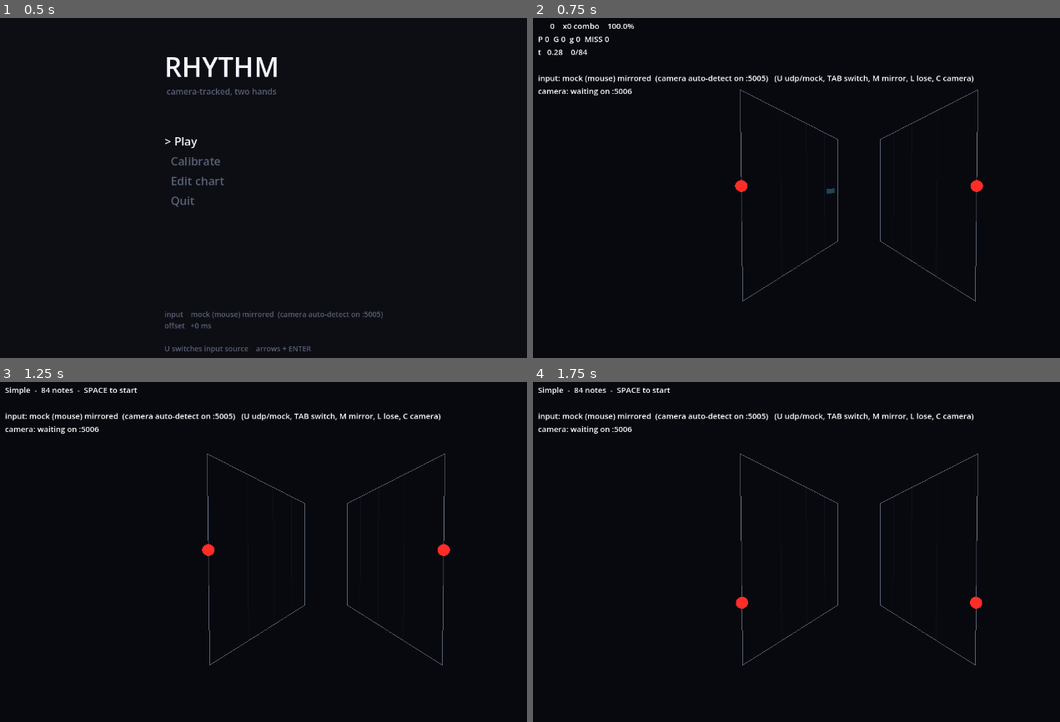
Above: before the commit, frames 1-4 (two rows, left to right).
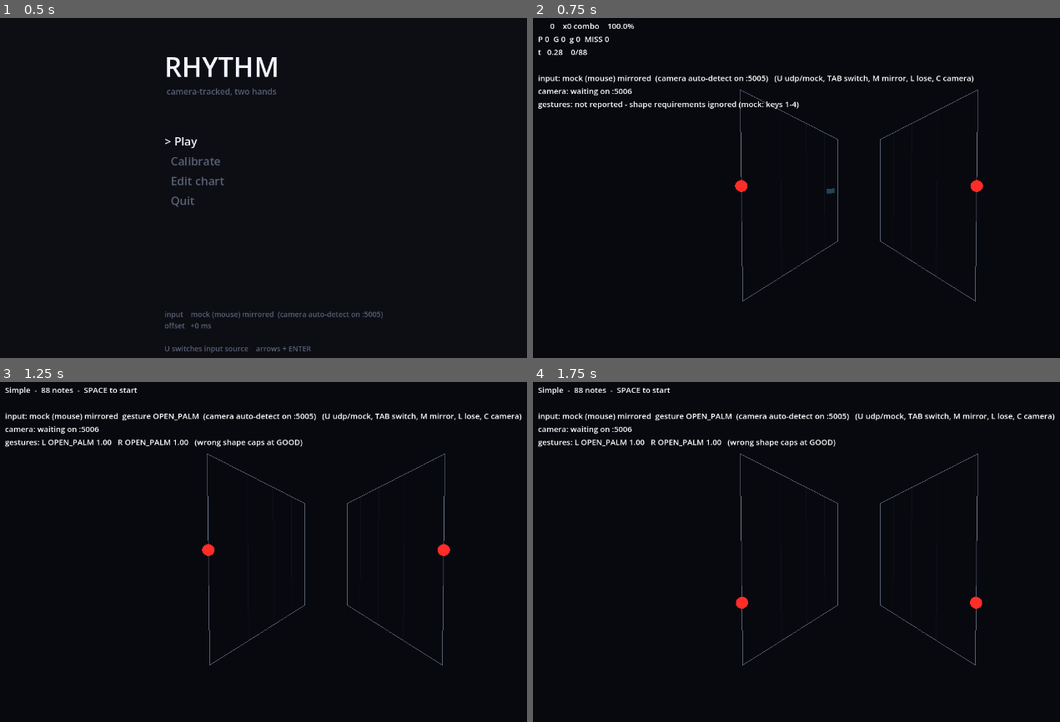
Above: after the commit, the same moments.

Repository: bigpeppermf/rhythmgame
Game: Godot game, scene res://scenes/main.tscn
The game is run twice, just before and just after one commit, with the same random seed, the same clock (stepped at 60 frames per second) and the same inputs.
Inputs (mouse positions are in pixels of both pictures, inside the frame that each line leads up to):
- Up to frame 1 (0.5 s): no input
- Up to frame 2 (0.75 s): tap Enter (ui_accept) at 0.5 s; move the mouse to (1007, 177) at 0.52 s; hold Right from 0.53 s (still down); tap 0 at 0.6 s; click (1007, 177) at 0.67 s
- Up to frame 3 (1.25 s): keep holding Right; tap Enter (ui_accept) at 0.77 s; tap 1 at 0.8 s
- Up to frame 4 (1.75 s): release Right at 1.25 s; tap Enter (ui_accept) at 1.25 s; drag from (727, 579) to (828, 637) at 1.27 s

Frame 1 is identical in both runs. In frame 2, 0.5% of the frame differs, in the area x 0-51%, y 9-27%; in frame 3, 1.4%, in the area x 0-100%, y 1-20%; in frame 4, 1.4%.

Commit message:
Gestures define notes: a note can require a hand shape
A chart note may carry "gesture" - OPEN_PALM, FIST, THUMBS_UP or PINCH - or
nothing, meaning any shape. Existing charts are unchanged.

Judging follows the same rule as position: the requirement is satisfied if
the hand held the shape on ANY frame while inside the note's window. There is
no instant to get right, so a one-frame classifier flicker cannot fail a note,
for the same reason position judging survives camera latency. Right place and
time with the wrong shape caps the verdict at GOOD rather than MISS: the
classifier is wrong on the order of one frame in ten, and a miss for a reason
the player cannot see reads as the game being broken. One constant flips it.

Requirements are only enforced once the input has reported a gesture at all.
A tracker run without --gestures, or the mouse mock, would otherwise cap
every such note silently. The HUD says which mode it is in, and the mock gets
keys 1-4 to fake a shape so gesture charts can be tested by mouse.

Notes change silhouette by shape - dash, disc, triangle, diamond - because
colour does not survive the far end of the panel and the requirement has to be
readable while the note is still small. Holds carry the silhouette as a head.
All of it is inside the default view scenes; custom skins receive the note and
can do as they like.

Editor: 1-4 set the requirement on the selected note, 0 clears it, the roll
shows a glyph, and record mode captures whatever shape the hand is holding.
The simple chart gains fists on the bar, thumbs-up holds and a pinch section.

Tests: five Judge cases (ignored when unreported, wrong shape caps at GOOD and
is never a MISS, right shape scores full, a single frame is enough),
round-trip of the field, seven editor cases.

Diff:
--- a/game/autoload/hand_state.gd
+++ b/game/autoload/hand_state.gd
@@ -25,6 +25,11 @@
 var source: HandSource = null
 ## Switch to the camera automatically when its packets appear.
 var auto_switch: bool = true
+## True once any hand has reported a real gesture. Until then, notes that ask
+## for a gesture do not enforce it: a tracker run without --gestures, or the
+## mouse mock, would otherwise cap every such note for a reason the player
+## cannot see.
+var gestures_seen: bool = false
 
 var _udp: UdpHandSource
 var _mock: MockHandSource
@@ -74,6 +79,12 @@
 	var before: Array[float] = [hands[0].t_capture, hands[1].t_capture]
 	source.poll(hands)
 
+	if not gestures_seen:
+		for h in hands:
+			if h.gesture != &"UNKNOWN":
+				gestures_seen = true
+				break
+
 	# Age each sample. A source running at 60Hz feeding a 144Hz renderer leaves
 	# us holding the same observation for two or three frames; without this the
 	# cursor moves in visible steps.
--- a/game/chart/chart.gd
+++ b/game/chart/chart.gd
@@ -55,6 +55,7 @@
 		n.slot = clampi(int(raw.get("slot", 0)), 0, 1)
 		n.kind = Note.kind_from_string(str(raw.get("type", "tap")))
 		n.length = float(raw.get("length", 0.0)) * spb
+		n.gesture = Note.gesture_from_string(str(raw.get("gesture", "")))
 		c.notes.append(n)
 	c.sort_notes()
 	return c
@@ -125,6 +126,8 @@
 		}
 		if n.kind == Note.Kind.HOLD:
 			entry["length"] = snappedf(n.length / spb, 0.0001)
+		if n.needs_gesture():
+			entry["gesture"] = String(n.gesture)
 		out.append(entry)
 	return {
 		"title": title,
--- a/game/chart/note.gd
+++ b/game/chart/note.gd
@@ -14,6 +14,12 @@
 var kind: Kind = Kind.TAP
 ## HOLD only: how long the hand must stay inside, in seconds.
 var length: float = 0.0
+## Hand shape the note asks for: one of GESTURES, or empty for any. Judged the
+## same way as position - satisfied if the hand held it on ANY frame while
+## inside the note's window - so a one-frame classifier flicker cannot fail it.
+var gesture: StringName = &""
+
+const GESTURES: Array[StringName] = [&"OPEN_PALM", &"FIST", &"THUMBS_UP", &"PINCH"]
 
 # ── Runtime judging state. Reset by Chart.rewind(). ──────────────────────────
 var verdict: Verdict = Verdict.PENDING
@@ -24,6 +30,8 @@
 ## Distance from note centre when hit. Lower is better.
 var hit_distance: float = 0.0
 var _entered: bool = false
+## Runtime: the required gesture was seen while the hand was inside.
+var _gesture_ok: bool = false
 
 
 func end_time() -> float:
@@ -40,6 +48,16 @@
 	timing_error = 0.0
 	hit_distance = 0.0
 	_entered = false
+	_gesture_ok = false
+
+
+func needs_gesture() -> bool:
+	return gesture != &""
+
+
+static func gesture_from_string(s: String) -> StringName:
+	var g := StringName(s.to_upper())
+	return g if g in GESTURES else &""
 
 
 static func kind_from_string(s: String) -> Kind:
--- a/game/charts/simple.json
+++ b/game/charts/simple.json
@@ -345,14 +345,16 @@
    "slot": 0,
    "x": 0.29,
    "y": 0.5,
-   "type": "tap"
+   "type": "tap",
+   "gesture": "FIST"
   },
   {
    "beat": 52,
    "slot": 1,
    "x": 0.71,
    "y": 0.5,
-   "type": "tap"
+   "type": "tap",
+   "gesture": "FIST"
   },
   {
    "beat": 53,
@@ -401,14 +403,16 @@
    "slot": 0,
    "x": 0.29,
    "y": 0.75,
-   "type": "tap"
+   "type": "tap",
+   "gesture": "FIST"
   },
   {
    "beat": 56,
    "slot": 1,
    "x": 0.71,
    "y": 0.25,
-   "type": "tap"
+   "type": "tap",
+   "gesture": "FIST"
   },
   {
    "beat": 57,
@@ -457,14 +461,16 @@
    "slot": 0,
    "x": 0.29,
    "y": 0.5,
-   "type": "tap"
+   "type": "tap",
+   "gesture": "FIST"
   },
   {
    "beat": 60,
    "slot": 1,
    "x": 0.71,
    "y": 0.5,
-   "type": "tap"
+   "type": "tap",
+   "gesture": "FIST"
   },
   {
    "beat": 61,
@@ -513,14 +519,16 @@
    "slot": 0,
    "x": 0.29,
    "y": 0.25,
-   "type": "tap"
+   "type": "tap",
+   "gesture": "FIST"
   },
   {
    "beat": 64,
    "slot": 1,
    "x": 0.71,
    "y": 0.75,
-   "type": "tap"
+   "type": "tap",
+   "gesture": "FIST"
   },
   {
    "beat": 65,
@@ -570,7 +578,8 @@
    "x": 0.29,
    "y": 0.5,
    "type": "hold",
-   "length": 2
+   "length": 2,
+   "gesture": "THUMBS_UP"
   },
   {
    "beat": 72,
@@ -578,7 +587,8 @@
    "x": 0.71,
    "y": 0.5,
    "type": "hold",
-   "length": 2
+   "length": 2,
+   "gesture": "THUMBS_UP"
   },
   {
    "beat": 76,
@@ -586,7 +596,8 @@
    "x": 0.29,
    "y": 0.5,
    "type": "hold",
-   "length": 2
+   "length": 2,
+   "gesture": "THUMBS_UP"
   },
   {
    "beat": 80,
@@ -594,7 +605,40 @@
    "x": 0.71,
    "y": 0.5,
    "type": "hold",
-   "length": 2
+   "length": 2,
+   "gesture": "THUMBS_UP"
+  },
+  {
+   "beat": 84,
+   "slot": 0,
+   "x": 0.29,
+   "y": 0.5,
+   "type": "tap",
+   "gesture": "PINCH"
+  },
+  {
+   "beat": 88,
+   "slot": 1,
+   "x": 0.71,
+   "y": 0.5,
+   "type": "tap",
+   "gesture": "PINCH"
+  },
+  {
+   "beat": 92,
+   "slot": 0,
+   "x": 0.29,
+   "y": 0.5,
+   "type": "tap",
+   "gesture": "PINCH"
+  },
+  {
+   "beat": 96,
+   "slot": 1,
+   "x": 0.71,
+   "y": 0.5,
+   "type": "tap",
+   "gesture": "PINCH"
   }
  ]
 }
--- a/game/gameplay/judge.gd
+++ b/game/gameplay/judge.gd
@@ -31,6 +31,15 @@
 
 ## A HOLD must be entered within this of its start or it is a miss outright.
 const HOLD_GRAB := 0.15
+
+## Minimum classifier confidence for a hand shape to count.
+const GESTURE_CONF := 0.5
+## Right place, right time, wrong hand shape: the verdict can be no better
+## than this. GOOD rather than MISS because the classifier is wrong on the
+## order of one frame in ten, and a miss for a reason the player cannot see
+## reads as the game being broken. Set to Note.Verdict.MISS to make the
+## gesture the whole note.
+const WRONG_GESTURE_CAP := Note.Verdict.GOOD
 ## Fraction of a hold that must be held to count as hit at all.
 const HOLD_PASS := 0.5
 
@@ -72,6 +81,8 @@
 func _evaluate(n: Note, now: float, delta: float) -> bool:
 	var hand: HandObservation = HandState.hands[n.slot]
 	var inside: bool = hand.is_usable() and _distance(n) <= HIT_RADIUS
+	if inside and not n._gesture_ok and n.needs_gesture():
+		n._gesture_ok = hand.gesture == n.gesture and hand.gesture_conf >= GESTURE_CONF
 
 	if n.kind == Note.Kind.HOLD:
 		return _evaluate_hold(n, now, delta, hand, inside)
@@ -97,14 +108,14 @@
 			n.timing_error = dt
 			n.hit_distance = _distance(n)
 		if now >= n.time:
-			n.verdict = _grade(absf(n.timing_error), n.hit_distance)
+			n.verdict = _cap(n, _grade(absf(n.timing_error), n.hit_distance))
 			note_judged.emit(n)
 			return false
 
 	if now > n.time + GOOD_TIME:
 		# Touched at some point but never while on the beat: grade the best
 		# approach we saw. Never touched at all: miss.
-		n.verdict = _grade(absf(n.timing_error), n.hit_distance) if n._entered \
+		n.verdict = _cap(n, _grade(absf(n.timing_error), n.hit_distance)) if n._entered \
 			else Note.Verdict.MISS
 		if not n._entered:
 			n.timing_error = GOOD_TIME
@@ -145,10 +156,22 @@
 			n.verdict = Note.Verdict.GREAT
 		else:
 			n.verdict = Note.Verdict.GOOD
+		n.verdict = _cap(n, n.verdict)
 		note_judged.emit(n)
 		return false
 
 	return true
+
+
+## Apply the wrong-shape cap. Requirements are only enforced once the input
+## has reported a gesture at all - see HandState.gestures_seen.
+func _cap(n: Note, v: Note.Verdict) -> Note.Verdict:
+	if v == Note.Verdict.MISS or not n.needs_gesture() or not HandState.gestures_seen:
+		return v
+	if n._gesture_ok:
+		return v
+	# Verdict enum ascends PENDING, PERFECT, GREAT, GOOD, MISS: worse is larger.
+	return maxi(v, WRONG_GESTURE_CAP) as Note.Verdict
 
 
 ## How far the hand is from the note, along the one axis that is charted.
--- a/game/input/mock_hand_source.gd
+++ b/game/input/mock_hand_source.gd
@@ -11,16 +11,19 @@
 ##   TAB     switch which hand the mouse drives
 ##   M       toggle mirror mode (both hands from one mouse)
 ##   L       hold to simulate losing tracking
+##   1-4     fake a gesture (open palm, fist, thumbs up, pinch); 0 clears
 
 var mirror: bool = true
 var active_slot: int = 0
+var fake_gesture: StringName = &"UNKNOWN"
 
 var _prev_pos: Array[Vector2] = [Vector2(0.5, 0.5), Vector2(0.5, 0.5)]
 var _seeded: bool = false
 
 
 func source_name() -> String:
-	return "mock (mouse)%s" % (" mirrored" if mirror else "")
+	return "mock (mouse)%s%s" % [" mirrored" if mirror else "",
+		"" if fake_gesture == &"UNKNOWN" else "  gesture %s" % fake_gesture]
 
 
 func _unhandled_key_input(event: InputEvent) -> void:
@@ -29,6 +32,11 @@
 	match event.keycode:
 		KEY_TAB: active_slot = 1 - active_slot
 		KEY_M: mirror = not mirror
+		KEY_0: fake_gesture = &"UNKNOWN"
+		KEY_1: fake_gesture = &"OPEN_PALM"
+		KEY_2: fake_gesture = &"FIST"
+		KEY_3: fake_gesture = &"THUMBS_UP"
+		KEY_4: fake_gesture = &"PINCH"
 
 
 func poll(hands: Array) -> void:
@@ -62,6 +70,8 @@
 		h.conf = 0.0 if lost else 1.0
 		h.state = HandObservation.State.LOST if lost else HandObservation.State.TRACKED
 		h.t_capture = now
+		h.gesture = &"UNKNOWN" if lost else fake_gesture
+		h.gesture_conf = 0.0 if (lost or fake_gesture == &"UNKNOWN") else 1.0
 		_prev_pos[slot] = target
 
 	_seeded = true
--- a/game/scenes/editor.gd
+++ b/game/scenes/editor.gd
@@ -14,6 +14,8 @@
 ##   Ctrl+S          save                 P                playtest
 ##   J / K (hold)    record a note for L / R at the playhead, at the height
 ##                   your hand (or the mouse mock) is at. Hold for a hold.
+##                   Whatever gesture the hand is holding is recorded too.
+##   1-4 / 0         require open palm / fist / thumbs up / pinch; 0 = any
 ##   Esc             back
 ##
 ## Every edit goes through a method that takes beats and heights rather than
@@ -124,6 +126,15 @@
 	_edited()
 
 
+## Require a hand shape, or clear it with an empty name.
+func set_gesture(n: Note, gesture: StringName) -> void:
+	if n == null or n.gesture == gesture:
+		return
+	_snapshot()
+	n.gesture = gesture if gesture in Note.GESTURES else &""
+	_edited()
+
+
 func toggle_hold(n: Note) -> void:
 	if n == null:
 		return
@@ -140,6 +151,11 @@
 	if _recording[slot] != null:
 		return _recording[slot]
 	var n := place(slot, beat, height)
+	# The hand's current shape becomes the requirement. UNKNOWN records
+	# nothing, so recording without --gestures produces plain notes.
+	var g: StringName = HandState.hands[slot].gesture
+	if g in Note.GESTURES:
+		n.gesture = g
 	_recording[slot] = n
 	return n
 
@@ -404,6 +420,11 @@
 				undo()
 		KEY_H:
 			toggle_hold(selected)
+		KEY_0: set_gesture(selected, &"")
+		KEY_1: set_gesture(selected, &"OPEN_PALM")
+		KEY_2: set_gesture(selected, &"FIST")
+		KEY_3: set_gesture(selected, &"THUMBS_UP")
+		KEY_4: set_gesture(selected, &"PINCH")
 		KEY_DELETE, KEY_BACKSPACE:
 			remove(selected)
 		KEY_P:
@@ -513,6 +534,9 @@
 				Color(c, 0.55))
 			draw_rect(Rect2(span.y - 2.0, y - NOTE_R, 4.0, NOTE_R * 2.0), Color(c, 0.9))
 		draw_circle(Vector2(span.x, y), NOTE_R, c)
+		if n.needs_gesture():
+			# Glyph beside the note: the roll is too small for silhouettes.
+			_text(_glyph(n.gesture), Vector2(span.x + NOTE_R + 3.0, y + 4.0), 11, c)
 		if sel:
 			draw_arc(Vector2(span.x, y), NOTE_R + 4.0, 0, TAU, 32, Color(1, 1, 1, 0.9), 1.5)
 			if n.kind == Note.Kind.HOLD:
@@ -559,8 +583,17 @@
 		_text(_status, Vector2(12, y0 + 42), 13, sk.ui_warn)
 	else:
 		_text("click place   drag move   drag end hold   RMB/Del remove   Space play   " +
-			"S snap   H hold   J/K record L/R   Ctrl+Z undo   Ctrl+S save   P playtest   Esc back",
+			"S snap   H hold   1-4 gesture (0 any)   J/K record   Ctrl+Z undo   Ctrl+S save   P playtest   Esc back",
 			Vector2(12, y0 + 42), 12, sk.ui_faint)
+
+
+func _glyph(g: StringName) -> String:
+	match g:
+		&"OPEN_PALM": return "P"
+		&"FIST": return "F"
+		&"THUMBS_UP": return "T"
+		&"PINCH": return "N"
+		_: return ""
 
 
 func _say(msg: String) -> void:
--- a/game/scenes/play_3d.gd
+++ b/game/scenes/play_3d.gd
@@ -220,7 +220,10 @@
 		lines.append(_preview.status())
 	var g0: HandObservation = HandState.hands[0]
 	var g1: HandObservation = HandState.hands[1]
-	if g0.gesture != &"UNKNOWN" or g1.gesture != &"UNKNOWN":
-		lines.append("gesture: L %s %.2f   R %s %.2f" %
-			[g0.gesture, g0.gesture_conf, g1.gesture, g1.gesture_conf])
+	if HandState.gestures_seen:
+		lines.append("gestures: L %s %.2f   R %s %.2f   (wrong shape caps at %s)" %
+			[g0.gesture, g0.gesture_conf, g1.gesture, g1.gesture_conf,
+			Note.verdict_name(Judge.WRONG_GESTURE_CAP)])
+	else:
+		lines.append("gestures: not reported - shape requirements ignored (mock: keys 1-4)")
 	_hud.text = "\n".join(lines)
--- a/game/tests/chart_io_test.gd
+++ b/game/tests/chart_io_test.gd
@@ -62,6 +62,15 @@
 	var warns := b.lint(2.0, Field3D.track)
 	_check(warns.size() == 1, "lint result survives the trip, got %d" % warns.size())
 
+	# The gesture field, when present, must come back exactly.
+	a.notes[0].gesture = &"PINCH"
+	a.notes[1].gesture = &"FIST"
+	a.save_to(OUT)
+	var g := Chart.load_from(OUT)
+	_check(g != null and g.notes[0].gesture == &"PINCH" and g.notes[1].gesture == &"FIST"
+		and not g.notes[2].needs_gesture(),
+		"gesture requirements round-trip (and absence stays absent)")
+
 
 ## A seek must land where asked and must not replay beats it jumped over.
 func _test_seek() -> void:
--- a/game/tests/editor_test.gd
+++ b/game/tests/editor_test.gd
@@ -104,6 +104,29 @@
 	_check(h.kind == Note.Kind.HOLD and is_equal_approx(ed.chart.length_beats(h), 2.0),
 		"a release with nothing recording is ignored")
 
+	# ── gestures ────────────────────────────────────────────────────────────
+	var gnote: Note = ed.place(0, 60.0, 0.5)
+	_check(not gnote.needs_gesture(), "a placed note requires no gesture by default")
+	ed.set_gesture(gnote, &"FIST")
+	_check(gnote.gesture == &"FIST", "set_gesture requires a fist")
+	ed.set_gesture(gnote, &"NOT_A_GESTURE")
+	_check(gnote.gesture == &"", "an unknown gesture name clears the requirement")
+	ed.set_gesture(gnote, &"PINCH")
+	ed.undo()
+	# Undo restores a snapshot, so every Note is a fresh object afterwards and
+	# the old reference is stale. Look the note up again by where it is.
+	gnote = _note_at(60.0, 0)
+	_check(gnote != null and gnote.gesture == &"", "gesture changes are undoable")
+	HandState.hands[1].gesture = &"THUMBS_UP"
+	var rec: Note = ed.record_press(1, 62.0, 0.4)
+	ed.record_release(1, 62.1)
+	_check(rec.gesture == &"THUMBS_UP", "record captures the hand's current gesture")
+	HandState.hands[1].gesture = &"UNKNOWN"
+	var rec2: Note = ed.record_press(1, 64.0, 0.4)
+	ed.record_release(1, 64.1)
+	_check(not rec2.needs_gesture(), "record with no gesture reported stays plain")
+	ed.set_gesture(gnote, &"FIST")
+
 	# ── save round trip ─────────────────────────────────────────────────────
 	ed.snap_index = 2
 	ed.place(0, 40.0, 0.5)
@@ -112,8 +135,20 @@
 	var back := Chart.load_from("user://editor_test.json")
 	_check(back != null and back.notes.size() == ed.chart.notes.size(),
 		"saved chart reloads with %d notes" % (back.notes.size() if back else -1))
+	var fists := 0
+	for bn in back.notes:
+		if bn.gesture == &"FIST":
+			fists += 1
+	_check(fists == 1, "the gesture requirement survives save and reload (%d fist)" % fists)
 
 	_finish()
+
+
+func _note_at(beat: float, slot: int) -> Note:
+	for n in ed.chart.notes:
+		if n.slot == slot and absf(ed.chart.beat_of(n) - beat) < 0.01:
+			return n
+	return null
 
 
 func _sorted() -> bool:
--- a/game/tests/judge_test.gd
+++ b/game/tests/judge_test.gd
@@ -42,6 +42,7 @@
 	_run_idle(chart)
 	_run_holds_released(chart)
 	_run_parked(chart)
+	_run_gestures(chart)
 	_finish()
 
 
@@ -95,10 +96,56 @@
 		res.counts[Note.Verdict.PERFECT])
 
 
+## A note that asks for a hand shape: full marks with it, capped at GOOD
+## without it, and not enforced at all while the input has never reported a
+## gesture (mouse mock, or a tracker run without --gestures).
+func _run_gestures(chart: Chart) -> void:
+	for n in chart.notes:
+		n.gesture = &"FIST" if n.kind == Note.Kind.TAP else &"THUMBS_UP"
+	var holds := 0
+	for n in chart.notes:
+		if n.kind == Note.Kind.HOLD:
+			holds += 1
+
+	HandState.gestures_seen = false
+	var res := _simulate(chart, true, 1.0, 0.005, &"UNKNOWN")
+	_check(res.counts[Note.Verdict.PERFECT] == chart.notes.size(),
+		"no gesture ever reported: requirements ignored, all PERFECT (%d)" %
+		res.counts[Note.Verdict.PERFECT])
+
+	HandState.gestures_seen = true
+	res = _simulate(chart, true, 1.0, 0.005, &"OPEN_PALM")
+	_check(res.counts[Note.Verdict.PERFECT] == 0 and res.counts[Note.Verdict.GOOD] == chart.notes.size(),
+		"wrong shape on every note: all capped at GOOD (P %d, G %d)" %
+		[res.counts[Note.Verdict.PERFECT], res.counts[Note.Verdict.GOOD]])
+	_check(res.counts[Note.Verdict.MISS] == 0, "wrong shape is never a MISS")
+
+	res = _simulate(chart, true, 1.0, 0.005, &"FIST")
+	_check(res.counts[Note.Verdict.PERFECT] == chart.notes.size() - holds
+		and res.counts[Note.Verdict.GOOD] == holds,
+		"fist satisfies the taps, caps the thumbs-up holds (P %d, G %d)" %
+		[res.counts[Note.Verdict.PERFECT], res.counts[Note.Verdict.GOOD]])
+
+	# Satisfied on ANY inside frame: a hand that shows the shape one frame in
+	# eight and UNKNOWN otherwise still gets full marks. The hand arrives 300ms
+	# early here - as a real hand does - so there are frames for the flicker
+	# to land in; with a 5ms lead a tap is inside for one frame only.
+	res = _simulate(chart, true, 1.0, 0.30, &"FIST", true)
+	_check(res.counts[Note.Verdict.PERFECT] == chart.notes.size() - holds,
+		"a single frame of the right shape is enough (P %d)" % res.counts[Note.Verdict.PERFECT])
+
+	HandState.gestures_seen = false
+	for n in chart.notes:
+		n.gesture = &""
+
+
 ## hold_ratio: fraction of each HOLD the synthetic hand stays inside for.
 ## lead: how long before a note the hand moves onto it.
+## gesture: what the synthetic hand reports; flicker: report it on one frame
+## in eight and UNKNOWN otherwise.
 func _simulate(chart: Chart, follow: bool, hold_ratio: float,
-		lead: float = 0.005) -> Dictionary:
+		lead: float = 0.005, gesture: StringName = &"UNKNOWN",
+		flicker: bool = false) -> Dictionary:
 	var judge := Judge.new()
 	add_child(judge)
 	var score := ScoreState.new()
@@ -112,12 +159,17 @@
 
 	var t: float = -1.0
 	var limit: float = chart.duration() + Judge.WINDOW + 1.0
+	var frame := 0
 	while t < limit:
+		frame += 1
+		var g: StringName = gesture if (not flicker or frame % 8 == 0) else &"UNKNOWN"
 		if follow:
 			for slot in 2:
 				HandState.hands[slot].pos = _target(by_slot[slot], next, slot, t, hold_ratio, lead)
 				HandState.hands[slot].conf = 1.0
 				HandState.hands[slot].state = HandObservation.State.TRACKED
+				HandState.hands[slot].gesture = g
+				HandState.hands[slot].gesture_conf = 0.0 if g == &"UNKNOWN" else 0.9
 		else:
 			for slot in 2:
 				# Parked well outside the height range. Only height is judged,
--- a/game/tests/shot.gd
+++ b/game/tests/shot.gd
@@ -7,7 +7,7 @@
 ## that frame. Driving them from the capture coroutine instead put them a
 ## frame behind and the synthetic player missed almost everything.
 const OUT := "user://shots"
-const AT := [9.0, 13.2, 17.6]   # taps, holds, simultaneous
+const AT := [27.0, 35.5, 43.0]   # fists on the bar, thumbs-up holds, pinches
 
 ## Override the skin, to prove a swap needs no gameplay changes.
 static var skin_override := ""
@@ -19,7 +19,7 @@
 	process_priority = -50
 	DirAccess.make_dir_recursive_absolute(ProjectSettings.globalize_path(OUT))
 	field = load("res://scenes/play_3d.tscn").instantiate()
-	field.chart_path = "res://charts/test.json"
+	field.chart_path = "res://charts/simple.json"
 	if not skin_override.is_empty():
 		field.skin_path = skin_override
 	add_child(field)
--- a/game/visual/default/default_hold.gd
+++ b/game/visual/default/default_hold.gd
@@ -5,16 +5,20 @@
 ## merely retinted - exactly the kind of thing a custom skin may want to do
 ## differently (a stretched texture, a shader, a trail).
 
+const NoteShapes := preload("res://visual/default/note_shapes.gd")
 const THICK := 0.34
 const DEPTH := 0.12
 
 var _mesh: MeshInstance3D
+var _head: MeshInstance3D
 var _color: Color
 
 
 func _ready() -> void:
 	_mesh = MeshInstance3D.new()
 	add_child(_mesh)
+	_head = MeshInstance3D.new()
+	add_child(_head)
 
 
 func configure(note: Note, skin: GameSkin) -> void:
@@ -26,6 +30,11 @@
 	# Anchor the near end at the note's own moment; the body trails behind it
 	# up the panel, so the head is what the player aims at.
 	_mesh.position.z = -length * 0.5
+	# The head carries the gesture silhouette; a plain hold has no head.
+	_head.visible = note.needs_gesture()
+	if _head.visible:
+		_head.mesh = NoteShapes.head_mesh(note.gesture)
+		_head.rotation_degrees = NoteShapes.head_rotation(note.gesture)
 	visible = true
 
 
@@ -33,4 +42,6 @@
 	var c := _color
 	c.a = clampf(1.15 - approach, 0.25, 1.0)
 	c = c.lerp(Color(1, 1, 1, c.a), progress * 0.7)
-	_mesh.material_override = Emissive.make(c)
+	var m := Emissive.make(c)
+	_mesh.material_override = m
+	_head.material_override = m
--- a/game/visual/default/default_tap.gd
+++ b/game/visual/default/default_tap.gd
@@ -1,13 +1,10 @@
 extends NoteView
-## Placeholder tap: a flat dash lying on the panel.
+## Placeholder tap: a shape lying on the panel, chosen by the note's gesture.
 ##
 ## The playfield sets this node's basis to the panel's, so local -Z runs away
-## down the panel and +Y is up. A dash is therefore just a box that is long in
-## Z, thin in Y, and barely there in X.
+## down the panel and +Y is up. See note_shapes.gd for the silhouettes.
 
-const LENGTH := 1.5
-const THICK := 0.30
-const DEPTH := 0.10
+const NoteShapes := preload("res://visual/default/note_shapes.gd")
 
 var _mesh: MeshInstance3D
 var _color: Color
@@ -15,14 +12,13 @@
 
 func _ready() -> void:
 	_mesh = MeshInstance3D.new()
-	var b := BoxMesh.new()
-	b.size = Vector3(DEPTH, THICK, LENGTH)
-	_mesh.mesh = b
 	add_child(_mesh)
 
 
 func configure(note: Note, skin: GameSkin) -> void:
 	_color = skin.slot_color(note.slot)
+	_mesh.mesh = NoteShapes.head_mesh(note.gesture)
+	_mesh.rotation_degrees = NoteShapes.head_rotation(note.gesture)
 	visible = true
 
 
--- /dev/null
+++ b/game/visual/default/note_shapes.gd
@@ -0,0 +1,46 @@
+## Silhouettes for the default note views, one per hand shape.
+##
+## Shape rather than colour, because colour does not survive the far end of
+## the panel and the player has to read the required gesture while the note is
+## still small. Any note with no gesture requirement keeps the plain dash.
+##
+## Meshes are built in the panel basis the playfield hands every view: -Z runs
+## away down the panel, +Y is up, X is the panel's normal.
+extends RefCounted
+
+const DEPTH := 0.10
+
+
+static func head_mesh(gesture: StringName) -> Mesh:
+	match gesture:
+		&"FIST":
+			# A solid disc: the closed hand.
+			var c := CylinderMesh.new()
+			c.top_radius = 0.34
+			c.bottom_radius = 0.34
+			c.height = DEPTH
+			return c
+		&"THUMBS_UP":
+			# A triangle pointing up.
+			var pr := PrismMesh.new()
+			pr.size = Vector3(0.76, 0.70, DEPTH)
+			return pr
+		&"PINCH":
+			# A small diamond: two fingertips meeting.
+			var b := BoxMesh.new()
+			b.size = Vector3(DEPTH, 0.46, 0.46)
+			return b
+		_:
+			# OPEN_PALM and "any": the plain dash.
+			var d := BoxMesh.new()
+			d.size = Vector3(DEPTH, 0.30, 1.5)
+			return d
+
+
+## Rotation to apply to head_mesh() so it faces along the panel's normal.
+static func head_rotation(gesture: StringName) -> Vector3:
+	match gesture:
+		&"FIST": return Vector3(0, 0, 90)      # cylinder axis Y -> X (panel normal)
+		&"THUMBS_UP": return Vector3(0, 90, 0) # prism faces Z -> X
+		&"PINCH": return Vector3(45, 0, 0)     # square -> diamond, in the panel plane
+		_: return Vector3.ZERO
Not shown, changed: PROTOCOL.md
Not shown, changed: docs/CHARTING.md
